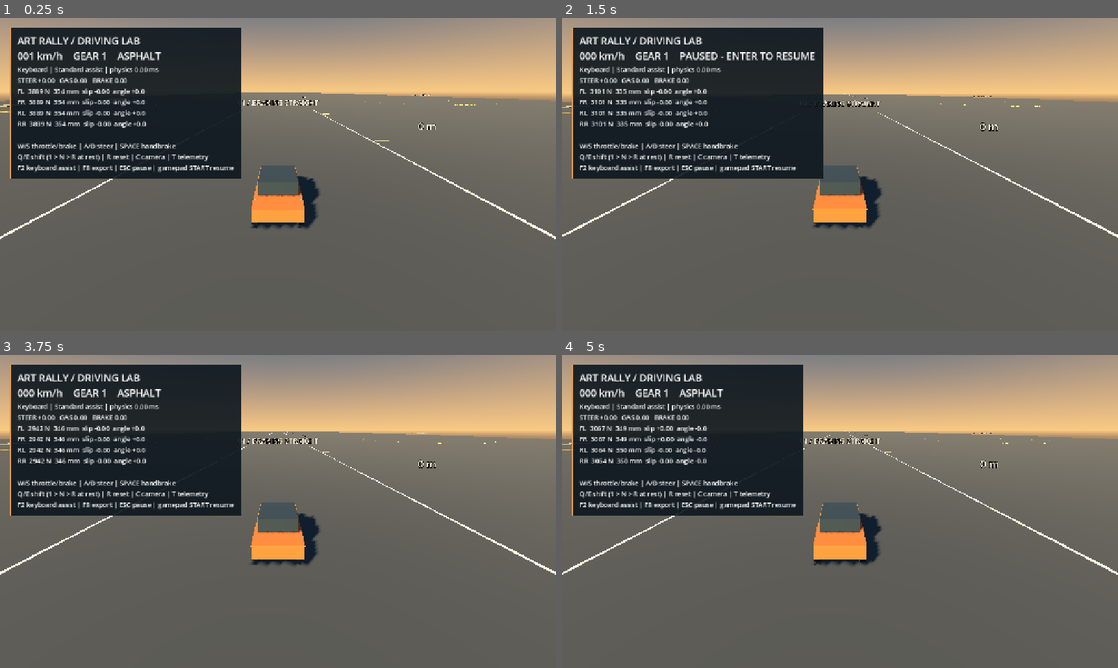
Above: before the commit, frames 1-4 (two rows, left to right).
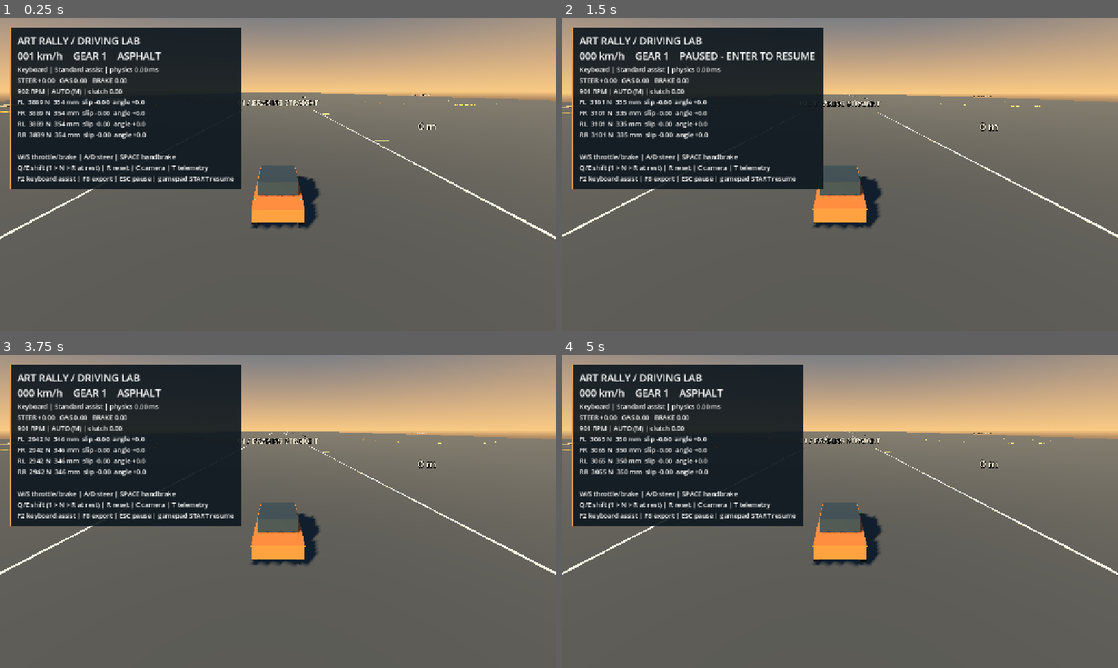
Above: after the commit, the same moments.

Repository: YicongCao/Art-Rally
Game: Godot game, scene res://scenes/dev/driving_lab.tscn
Two runs of this game, one before a commit and one after it. Both use one fixed random seed, a clock stepped at 60 frames per second and the inputs below.
Inputs (mouse positions are in pixels of both pictures, inside the frame that each line leads up to):
- Up to frame 1 (0.25 s): no input
- Up to frame 2 (1.5 s): tap Enter at 0.5 s; move the mouse to (962, 158) at 0.52 s; hold D (steer_right) 0.53-1.25 s; tap W (throttle) at 0.6 s; click (962, 158) at 0.67 s; tap R (reset_vehicle) at 1.25 s; drag from (728, 190) to (812, 237) at 1.27 s
- Up to frame 3 (3.75 s): tap R (reset_vehicle) at 2, 2.75, 3.5 s; move the mouse to (333, 442) at 2.02 s; hold D (steer_right) 2.03-2.75 s; tap W (throttle) at 2.1 s; drag from (250, 574) to (111, 464) at 2.77 s; move the mouse to (444, 558) at 3.52 s; hold A (steer_left) from 3.53 s (still down); tap Enter at 3.6 s
- Up to frame 4 (5 s): tap W (throttle) at 3.8 s; release A (steer_left) at 4.25 s; drag from (673, 464) to (756, 433) at 4.27 s

The runs differ from the first frame. In frame 1, 3.7% of the frame differs, in the area x 1-44%, y 22-55%; in frame 2, 3.9%; in frame 3, 3.7%; in frame 4, 4.0%, in the area x 1-99%, y 22-70%.

Commit message:
feat(m2): add engine clutch six-speed gearbox and limited-slip AWD

Diff:
--- /dev/null
+++ b/resources/vehicles/drivetrain.tres
@@ -0,0 +1,6 @@
+[gd_resource type="Resource" script_class="RallyDrivetrainConfig" load_steps=2 format=3]
+
+[ext_resource type="Script" path="res://scripts/vehicle/drivetrain_config.gd" id="1"]
+
+[resource]
+script = ExtResource("1")
--- a/scripts/dev/driving_lab.gd
+++ b/scripts/dev/driving_lab.gd
@@ -32,6 +32,7 @@
 	controls.telemetry_requested.connect(func(): telemetry_visible = not telemetry_visible)
 	controls.profile_requested.connect(_toggle_profile)
 	controls.export_requested.connect(_export)
+	controls.transmission_requested.connect(func(): vehicle.drivetrain.automatic = not vehicle.drivetrain.automatic)
 	camera = $Camera
 	_build_hud()
 	debug_visual = MeshInstance3D.new()
@@ -102,6 +103,7 @@
 	debug_visual.visible = telemetry_visible
 	if telemetry_visible:
 		details.text = "%s | %s assist | physics %.2f ms\nSTEER %+.2f   GAS %.2f   BRAKE %.2f\n" % ["Keyboard" if controls.ac …(203 unchanged characters)…
+		details.text += "%d RPM | %s | clutch %.2f\n" % [vehicle.drivetrain.rpm(), "AUTO (M)" if vehicle.drivetrain.automatic else "MANUAL (M)", vehicle.drivetrain.clutch]
 		for i: int in range(4):
 			var wheel := vehicle.wheels[i]
 			details.text += "%s  %4d N  %3d mm  slip %+.2f  angle %+.1f\n" % [["FL", "FR", "RL", "RR"][i], wheel.load, wheel.length * 1000, wheel.slip, rad_to_deg(wheel.slip_angle)]
--- /dev/null
+++ b/scripts/vehicle/drivetrain_config.gd
@@ -0,0 +1,26 @@
+class_name RallyDrivetrainConfig
+extends Resource
+
+@export var idle_rpm: float = 950
+@export var redline_rpm: float = 7600
+@export var upshift_rpm: float = 6800
+@export var downshift_rpm: float = 2600
+@export var engine_inertia: float = 0.32
+@export var clutch_capacity: float = 650
+@export var clutch_coupling: float = 12
+@export var final_drive: float = 4.1
+@export var ratios := PackedFloat64Array([3.10, 2.15, 1.62, 1.28, 1.04, 0.87])
+@export var reverse_ratio: float = -3.0
+@export var shift_seconds: float = 0.16
+@export var diff_lock_gain: float = 28
+@export var axle_lock_limit: float = 260
+@export var center_lock_limit: float = 450
+
+
+func torque_at(rpm: float) -> float:
+	var speeds := PackedFloat64Array([950, 2000, 3500, 5000, 6500, 7600])
+	var torques := PackedFloat64Array([125, 240, 370, 430, 338, 240])
+	for i: int in range(speeds.size() - 1):
+		if rpm <= speeds[i + 1]:
+			return lerpf(torques[i], torques[i + 1], clampf((rpm - speeds[i]) / (speeds[i + 1] - speeds[i]), 0, 1))
+	return torques[-1]
--- /dev/null
+++ b/scripts/vehicle/drivetrain_model.gd
@@ -0,0 +1,83 @@
+class_name RallyDrivetrain
+extends RefCounted
+
+var config: RallyDrivetrainConfig = preload("res://resources/vehicles/drivetrain.tres")
+var gear: int = 1
+var automatic: bool = true
+var engine_omega: float = 100.0
+var shift_remaining: float = 0
+var cooldown: float = 0
+var clutch: float = 0
+var clutch_torque: float = 0
+
+
+func rpm() -> float:
+	return engine_omega * 60.0 / TAU
+
+
+func ratio() -> float:
+	if gear == 0: return 0
+	return (config.reverse_ratio if gear < 0 else config.ratios[gear - 1]) * config.final_drive
+
+
+func reset() -> void:
+	gear = 1
+	engine_omega = config.idle_rpm * TAU / 60
+	shift_remaining = 0
+	cooldown = 0
+	clutch = 0
+	clutch_torque = 0
+
+
+func begin_tick(command: DriverCommand, speed: float) -> void:
+	if command.shift != 0:
+		request_shift(gear + command.shift, speed)
+	elif automatic and gear > 0 and cooldown <= 0:
+		if rpm() > config.upshift_rpm and gear < 6:
+			request_shift(gear + 1, speed)
+		elif rpm() < config.downshift_rpm and gear > 1:
+			request_shift(gear - 1, speed)
+
+
+func request_shift(target: int, speed: float) -> bool:
+	if shift_remaining > 0 or target < -1 or target > 6 or target == gear: return false
+	if (target <= 0 or gear <= 0) and absf(speed) > 1.0: return false
+	if target > 0 and gear > 0:
+		var predicted := rpm() * config.ratios[target - 1] / config.ratios[gear - 1]
+		if predicted > config.redline_rpm: return false
+	gear = target
+	shift_remaining = config.shift_seconds
+	cooldown = 0.5
+	return true
+
+
+static func distribute(total: float, omega: PackedFloat64Array, handbrake: bool, settings: RallyDrivetrainConfig) -> PackedFloat64Array:
+	var front := (omega[0] + omega[1]) * 0.5
+	var rear := (omega[2] + omega[3]) * 0.5
+	var central := 0.0 if handbrake else clampf((rear - front) * settings.diff_lock_gain, -settings.center_lock_limit, settings.center_lock_limit)
+	var front_total := total if handbrake else total * 0.5 + central
+	var rear_total := 0.0 if handbrake else total * 0.5 - central
+	var fl := clampf((omega[1] - omega[0]) * settings.diff_lock_gain, -settings.axle_lock_limit, settings.axle_lock_limit)
+	var rl := clampf((omega[3] - omega[2]) * settings.diff_lock_gain, -settings.axle_lock_limit, settings.axle_lock_limit)
+	return PackedFloat64Array([front_total * 0.5 + fl, front_total * 0.5 - fl, rear_total * 0.5 + rl, rear_total * 0.5 - rl])
+
+
+func step(command: DriverCommand, wheels: Array[RallyWheelState], dt: float) -> PackedFloat64Array:
+	shift_remaining = maxf(0, shift_remaining - dt)
+	cooldown = maxf(0, cooldown - dt)
+	var omega := PackedFloat64Array([wheels[0].omega, wheels[1].omega, wheels[2].omega, wheels[3].omega])
+	var handbrake := command.handbrake > 0.1
+	var shaft_speed := (omega[0] + omega[1]) * 0.5 if handbrake else (omega[0] + omega[1] + omega[2] + omega[3]) * 0.25
+	var gearing := ratio()
+	var engaged_speed := shaft_speed * gearing
+	var launch := smoothstep(1400, 2600, rpm())
+	var running := smoothstep(700, 1500, absf(engaged_speed) * 60 / TAU)
+	clutch = maxf(launch, running) if gear != 0 and shift_remaining <= 0 else 0.0
+	var capacity := config.clutch_capacity * clutch
+	clutch_torque = clampf((engine_omega - engaged_speed) * config.clutch_coupling, -capacity, capacity)
+	var throttle := command.throttle if shift_remaining <= 0 and rpm() < config.redline_rpm else 0.0
+	var idle_governor := clampf((config.idle_rpm - rpm()) * 0.5, 0, 130)
+	var drag := 20.0 + engine_omega * 0.045
+	var engine_torque := config.torque_at(rpm()) * throttle + idle_governor - drag - clutch_torque
+	engine_omega = maxf(0, engine_omega + engine_torque / config.engine_inertia * dt)
+	return distribute(clutch_torque * gearing, omega, handbrake, config)
--- a/scripts/vehicle/rally_vehicle.gd
+++ b/scripts/vehicle/rally_vehicle.gd
@@ -3,7 +3,7 @@
 
 @export var config: RallyVehicleConfig = preload("res://resources/vehicles/baseline.tres")
 @export var tire: RallyTireConfig = preload("res://resources/vehicles/asphalt_tire.tres")
-var drivetrain := SimpleDrivetrain.new()
+var drivetrain := RallyDrivetrain.new()
 var wheels: Array[RallyWheelState] = []
 var command := DriverCommand.new()
 var command_source: Callable
@@ -71,11 +71,13 @@
 	if command_source.is_valid():
 		command = command_source.call(state.linear_velocity.length(), state.step)
 	command.sanitize()
-	var torques := drivetrain.step(command, state.linear_velocity.length())
+	drivetrain.begin_tick(command, state.linear_velocity.length())
+	command.shift = 0
 	for i: int in range(4):
 		RallySuspension.sample(wheels[i], config.wheel_mount(i), state, config, get_rid())
 	RallySuspension.anti_roll(wheels[0], wheels[1], config.front_anti_roll)
 	RallySuspension.anti_roll(wheels[2], wheels[3], config.rear_anti_roll)
+	var brake_torques := PackedFloat64Array()
 	for i: int in range(4):
 		var wheel := wheels[i]
 		wheel.steer = -command.steer * config.max_steer_radians if i < 2 else 0.0
@@ -88,12 +90,19 @@
 		var brake_share := config.front_brake_bias if i < 2 else 1.0 - config.front_brake_bias
 		var brake_torque := command.brake * config.total_brake_torque * brake_share * 0.5
 		if i >= 2: brake_torque += command.handbrake * config.handbrake_torque
-		var tire_force := Vector2.ZERO
-		for substep: int in range(4):
-			var solved := RallyTireModel.solve(wheel, torques[i], brake_torque, state.step / 4, config, tire)
-			tire_force += solved * 0.25
-			wheel.longitudinal_speed += solved.x * state.step / config.body_mass
-			wheel.lateral_speed += solved.y * state.step / config.body_mass
+		brake_torques.append(brake_torque)
+	var forces: Array[Vector2] = [Vector2.ZERO, Vector2.ZERO, Vector2.ZERO, Vector2.ZERO]
+	# All four wheels share the same transmission state at each internal substep.
+	for substep: int in range(4):
+		var torques := drivetrain.step(command, wheels, state.step / 4)
+		for i: int in range(4):
+			var solved := RallyTireModel.solve(wheels[i], torques[i], brake_torques[i], state.step / 4, config, tire)
+			forces[i] += solved * 0.25
+			wheels[i].longitudinal_speed += solved.x * state.step / config.body_mass
+			wheels[i].lateral_speed += solved.y * state.step / config.body_mass
+	for i: int in range(4):
+		var wheel := wheels[i]
+		var tire_force := forces[i]
 		if wheel.grounded:
 			var roll := -config.rolling_resistance * wheel.load * tanh(wheel.longitudinal_speed / 0.5)
 			var total := wheel.normal * wheel.load + wheel.forward * (tire_force.x + roll) + wheel.right * tire_force.y
--- a/scripts/vehicle/simple_drivetrain.gd
+++ /dev/null
@@ -1,15 +0,0 @@
-class_name SimpleDrivetrain
-extends RefCounted
-
-var gear: int = 1
-
-
-func step(command: DriverCommand, speed: float) -> PackedFloat64Array:
-	if command.shift != 0 and absf(speed) < 1.0:
-		gear = clampi(gear + command.shift, -1, 1)
-	var torque := command.throttle * 720.0 * gear
-	return PackedFloat64Array([torque, torque, torque, torque])
-
-
-func reset() -> void:
-	gear = 1
--- a/scripts/vehicle/telemetry_recorder.gd
+++ b/scripts/vehicle/telemetry_recorder.gd
@@ -2,7 +2,7 @@
 extends RefCounted
 
 const MAX_FRAMES := 120 * 120
-const HEADER := "tick,speed_mps,px,py,pz,yaw_rad,roll_rad,pitch_rad,steer,throttle,brake,handbrake,gear,physics_usec"
+const HEADER := "tick,speed_mps,px,py,pz,yaw_rad,roll_rad,pitch_rad,steer,throttle,brake,handbrake,gear,physics_usec,rpm,clutch"
 var frames: Array[PackedFloat64Array] = []
 var cursor: int = 0
 
@@ -12,6 +12,7 @@
 		vehicle.simulation_tick, vehicle.linear_velocity.length(), vehicle.position.x, vehicle.position.y, vehicle.position.z,
 		vehicle.rotation.y, vehicle.rotation.z, vehicle.rotation.x, vehicle.command.steer, vehicle.command.throttle,
 		vehicle.command.brake, vehicle.command.handbrake, vehicle.drivetrain.gear, vehicle.physics_usec,
+		vehicle.drivetrain.rpm(), vehicle.drivetrain.clutch,
 	])
 	for wheel: RallyWheelState in vehicle.wheels:
 		row.append_array(PackedFloat64Array([float(wheel.grounded), wheel.load, wheel.length, wheel.omega, wheel.slip, wheel.slip_angle, wheel.longitudinal_force, wheel.lateral_force]))
@@ -39,7 +40,7 @@
 		for value: float in frames[(first + i) % frames.size()]: cells.append(str(value))
 		file.store_csv_line(cells)
 	file.close()
-	var metadata := {"engine": Engine.get_version_info()["string"], "physics_hz": Engine.physics_ticks_per_second, "vehicle": _properties(vehicle.config), "tire": _properties(vehicle.tire), "frames": frames.size()}
+	var metadata := {"engine": Engine.get_version_info()["string"], "physics_hz": Engine.physics_ticks_per_second, "vehicle": _properties(vehicle.config), "tire": _properties(vehicle.tire), "drivetrain": _properties(vehicle.drivetrain.config), "frames": frames.size()}
 	var info := FileAccess.open(stem + ".json", FileAccess.WRITE)
 	if info != null: info.store_string(JSON.stringify(metadata, "\t"))
 	return ProjectSettings.globalize_path(stem + ".csv")
--- /dev/null
+++ b/tests/drivetrain_test.gd
@@ -0,0 +1,46 @@
+extends "res://tests/test_suite.gd"
+
+
+func _run() -> void:
+	var drive := RallyDrivetrain.new()
+	var command := DriverCommand.new()
+	var wheels: Array[RallyWheelState] = []
+	for i: int in range(4): wheels.append(RallyWheelState.new())
+	check(not drive.request_shift(0, 20), "Cannot select neutral or reverse while moving")
+	check(drive.request_shift(2, 0), "Sequential upshift accepted")
+	command.throttle = 1
+	var torque := drive.step(command, wheels, 1.0 / 480)
+	check(absf(torque[0]) < 0.01 and drive.clutch == 0, "Shift interrupts clutch torque")
+	check(not drive.request_shift(3, 0), "Second shift rejected until shift interval ends")
+	drive.reset()
+	for i: int in range(600): torque = drive.step(command, wheels, 1.0 / 480)
+	check(drive.rpm() > 1000 and torque[0] > 0, "Engine inertia and automatic clutch build launch torque")
+	var sum := torque[0] + torque[1] + torque[2] + torque[3]
+	check(absf(sum - drive.clutch_torque * drive.ratio()) < 0.01, "Differentials conserve total input torque")
+	var speeds := PackedFloat64Array([10, 100, 30, 30])
+	torque = RallyDrivetrain.distribute(800, speeds, false, drive.config)
+	check(torque[0] > torque[1] and absf(torque[0] - torque[1]) <= drive.config.axle_lock_limit * 2 + 0.01, "Axle limited slip opposes speed difference with finite lock torque")
+	torque = RallyDrivetrain.distribute(0, speeds, false, drive.config)
+	var power := 0.0
+	for i: int in range(4): power += torque[i] * speeds[i]
+	check(power <= 0, "Differential coupling dissipates relative wheel energy")
+	torque = RallyDrivetrain.distribute(800, PackedFloat64Array([80, 80, 0, 0]), true, drive.config)
+	check(is_zero_approx(torque[2] + torque[3]) and is_equal_approx(torque[0] + torque[1], 800), "Handbrake decouples rear drive from front axle")
+	drive.reset()
+	drive.engine_omega = 7200 * TAU / 60
+	drive.begin_tick(DriverCommand.new(), 25)
+	check(drive.gear == 2, "Automatic gearbox upshifts above threshold")
+	drive.reset()
+	drive.gear = 6
+	drive.engine_omega = 7000 * TAU / 60
+	check(not drive.request_shift(5, 50), "Downshift that would over-rev is rejected")
+	drive.reset()
+	drive.gear = 0
+	for i: int in range(2000): drive.step(command, wheels, 1.0 / 480)
+	check(drive.rpm() < drive.config.redline_rpm + 100, "Rev limiter prevents runaway neutral engine speed")
+	drive.reset()
+	for wheel: RallyWheelState in wheels: wheel.omega = 60
+	drive.engine_omega = 60 * drive.ratio() - 20
+	torque = drive.step(DriverCommand.new(), wheels, 1.0 / 480)
+	check(torque[0] < 0, "Coasting wheels back-drive engine through clutch")
+	finish()
--- a/tests/vehicle_test.gd
+++ b/tests/vehicle_test.gd
@@ -47,9 +47,10 @@
 	check(vehicle.linear_velocity.z > 1, "Reverse gear drives backwards through wheel forces")
 	vehicle.request_reset(Transform3D(Basis.IDENTITY, Vector3(0, 0.8, 0)))
 	await ticks(240)
-	vehicle.command.throttle = 0.3
+	vehicle.command.throttle = 0.5
 	vehicle.command.steer = 0.25
 	await ticks(480)
+	print("METRIC turn_position=", vehicle.position, " yaw=", vehicle.rotation.y, " rpm=", vehicle.drivetrain.rpm())
 	check(vehicle.position.x > 1 and absf(vehicle.rotation.y) > 0.1, "Steering generates a right-hand turn from contact forces")
 	world.queue_free()
 	await process_frame
Not shown, added: scripts/vehicle/drivetrain_config.gd.uid
Not shown, added: scripts/vehicle/drivetrain_model.gd.uid
Not shown, removed: scripts/vehicle/simple_drivetrain.gd.uid
Not shown, added: tests/drivetrain_test.gd.uid
